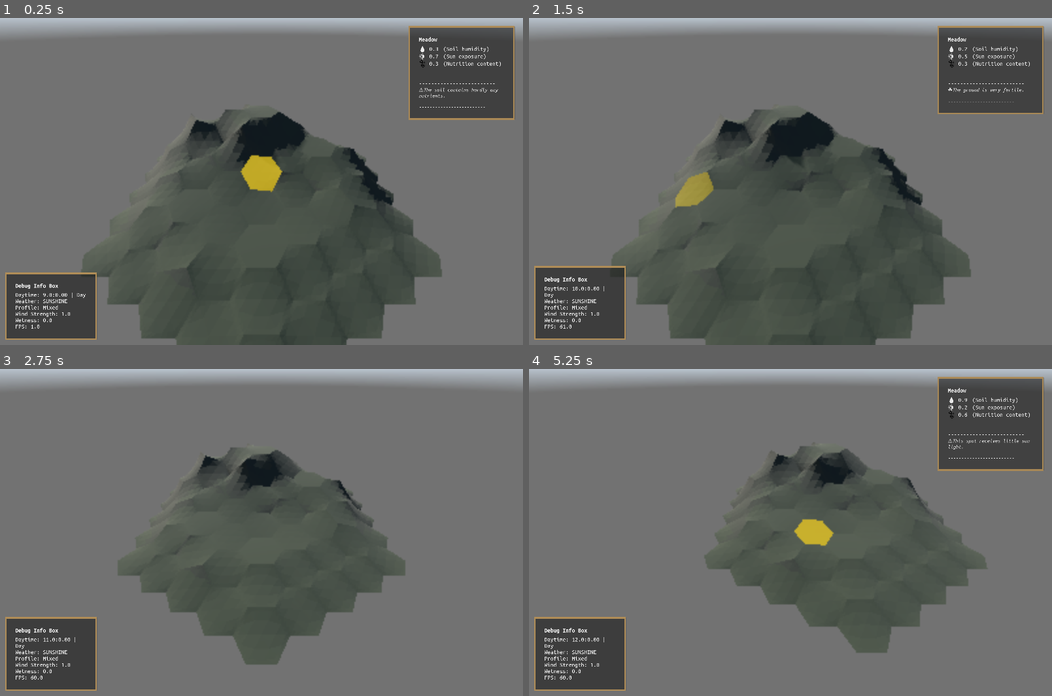
Above: before the commit, frames 1-4 (two rows, left to right).
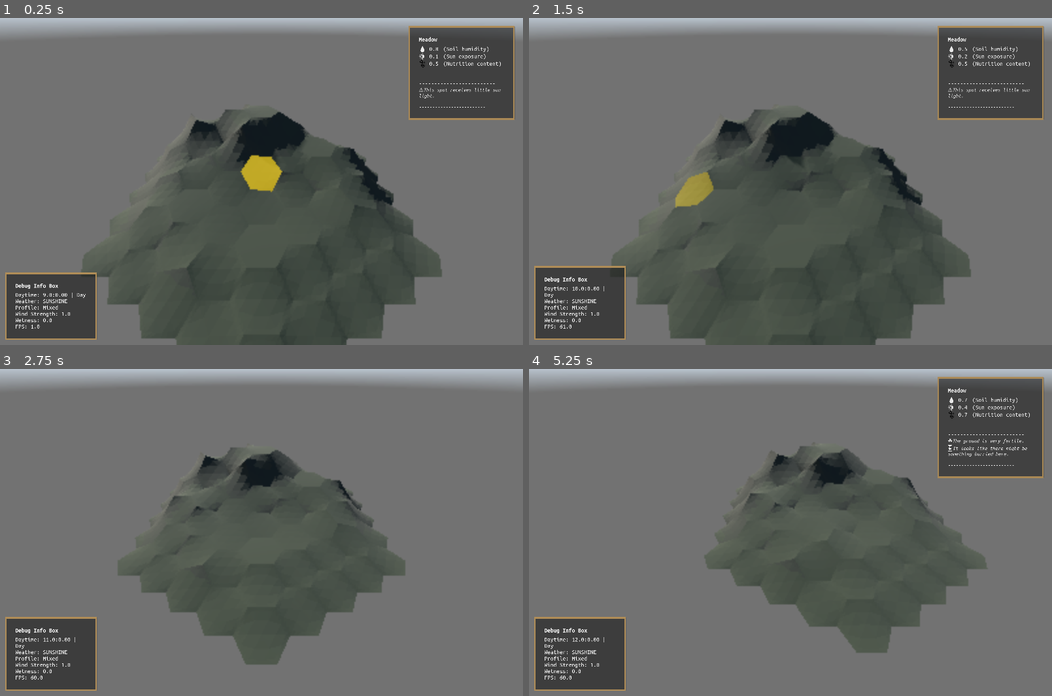
Above: after the commit, the same moments.

Repository: vincentwoelfer/hex
Game: Godot game, scene res://scenes/dev/MapGeneration.tscn
Two runs of this game, one before a commit and one after it. Both use one fixed random seed, a clock stepped at 60 frames per second and the inputs below. A sky picture missing from this copy of the repository is replaced by a grey-blue gradient.
Inputs (mouse positions are in pixels of both pictures, inside the frame that each line leads up to):
- Up to frame 1 (0.25 s): no input
- Up to frame 2 (1.5 s): tap Enter at 0.5 s; move the mouse to (905, 165) at 0.52 s; hold Shift (hold_speed_up_time) 0.53-1.28 s; hold 3 (randomize_selected_tile) 0.53-1.28 s; move the mouse to (685, 197) at 1.27 s; tap Space (advance_world_time_one_step) at 1.35 s
- Up to frame 3 (2.75 s): tap 3 (randomize_selected_tile) at 1.55, 2.3 s; tap Space (advance_world_time_one_step) at 2 s; move the mouse to (313, 460) at 2.02 s; hold Shift (hold_speed_up_time) from 2.03 s (still down); hold S (move_cam_backward) from 2.03 s (still down)
- Up to frame 4 (5.25 s): move the mouse to (764, 597) at 2.77 s; release S (move_cam_backward) at 2.78 s; tap W (move_cam_forward) at 2.85 s; tap 3 (randomize_selected_tile) at 3.05, 3.8, 4.55 s; tap Enter at 3.5 s; move the mouse to (947, 581) at 3.52 s; release Shift (hold_speed_up_time) at 3.53 s; hold A (move_cam_left) 3.53-4.28 s; move the mouse to (633, 483) at 4.27 s; tap D (move_cam_right) at 4.35 s; tap Space (advance_world_time_one_step) at 5 s; move the mouse to (816, 532) at 5.02 s; hold 3 (randomize_selected_tile) from 5.03 s (still down)

The runs differ from the first frame. In frame 1, less than 0.1% of the frame differs, in the area x 80-96%, y 9-25%; in frame 2, 0.5%; in frame 3, less than 0.1%; in frame 4, 1.3%, in the area x 41-99%, y 9-55%.

Commit message:
Kinda fix stuff

Diff:
--- a/src/GenerateMap.gd
+++ b/src/GenerateMap.gd
@@ -19,7 +19,6 @@
 func _process(delta: float) -> void:
 	if self.generate:
 		self.generate = false
-		#generate_all_hex_tile_geometry()
 		generate_complete_map()
 
 
@@ -27,21 +26,19 @@
 	# MAP GENERATION STEP 1
 	# Create and instantiate empty hex-tiles, add as child and set world position
 	# Only done ONCE and expects map to be empty
-	var t_start := Time.get_ticks_msec()
+	var coordinates := MapManager.get_all_hex_coordinates(MapManager.MAP_SIZE)
 
-	var coordinates := get_all_hex_coordinates(MapManager.MAP_SIZE)
-
-	# Delete from hexmap
-	for hex_pos in coordinates:
-		MapManager.map.get_hex(hex_pos).free()
-	MapManager.map.clear_all()
+	if not MapManager.map.is_empty():
+		# Delete from hexmap
+		for hex_pos in coordinates:
+			var tile : HexTile = MapManager.map.get_hex(hex_pos)
+			if tile != null:
+				tile.free()
+		MapManager.map.clear_all()
 
 	for hex_pos in coordinates:
 		var height: int = determine_height(hex_pos)
 		create_empty_hex_tile(hex_pos, height)
-
-	var t := (Time.get_ticks_msec() - t_start) / 1000.0
-	#print("Created %d empty hex tiles in %.3f sec" % [coordinates.size(), t])
 
 	# MAP GENERATION STEP 2
 	# Generate hex-tiles (= Geometry, Plants...). This is done by the hex tile and we only call it for every tile
@@ -68,7 +65,7 @@
 # For STEP 1
 func create_empty_hex_tile(hex_pos: HexPos, height: int) -> void:
 	# Verify that this hex_pos does not contain a tile yet
-	assert(!MapManager.map.get_hex(hex_pos).is_valid())
+	assert(MapManager.map.get_hex(hex_pos) == null)
 
 	var hex_tile := MapManager.map.add_hex(hex_pos, height)
 
@@ -85,7 +82,7 @@
 	var t_start := Time.get_ticks_msec()
 
 	# Get coordinates
-	var coordinates := get_all_hex_coordinates(MapManager.MAP_SIZE)
+	var coordinates := MapManager.get_all_hex_coordinates(MapManager.MAP_SIZE)
 	for hex_pos in coordinates:
 		MapManager.map.get_hex(hex_pos).generate()
 
@@ -114,38 +111,6 @@
 
 	return height
 
-
-func get_all_hex_coordinates(N: int) -> Array[HexPos]:
-	var num := compute_num_tiles_for_map_size(N)
-	var coordinates: Array[HexPos] = []
-	coordinates.resize(num)
-	var i := 0
-
-	for q in range(-N, N + 1):
-		var r1: int = max(-N, -q - N)
-		var r2: int = min(N, -q + N)
-		for r in range(r1, r2 + 1):
-			var s := -q - r
-			coordinates[i] = HexPos.new(q, r, s)
-			i += 1
-
-	return coordinates
-
-
-func compute_num_tiles_for_map_size(N: int) -> int:
-	# Only origin tile
-	if N == 0:
-		return 1
-
-	# per layer: 6 * (layer_size)
-	# Runs for [1, ..., N]
-	var num := 0
-	for n in range(0, N + 1):
-		if n == 0:
-			num += 1
-		else:
-			num += 6 * n
-	return num
 
 
 # OLD ATTEMPT TO MULTITHREAD THIS - DOES NOT WORK
--- a/src/HexMap.gd
+++ b/src/HexMap.gd
@@ -7,8 +7,8 @@
 	var key: int = hex.hash()
 	if tiles.has(key):
 		print("Map already has tile at r: %d, q: %d, s:%d!" % [hex.r, hex.q, hex.s])
-		return
-	tiles[key] = HexTile.new(hex, height)
+	else:
+		tiles[key] = HexTile.new(hex, height)
 	return tiles[key]
 
 
@@ -16,8 +16,12 @@
 	var key: int = hex.hash()
 	if not tiles.has(key):
 		#print("Map has no tile at r: %d, q: %d, s:%d!" % [hex.r, hex.q, hex.s])
-		return HexTile.new(null, -1)
+		return null
 	return tiles[key]
+
+
+func is_empty() -> bool:
+	return tiles.is_empty()
 
 
 # TODO warning does not remove from scene tree, do that beforehand!
--- a/src/autoload/MapManager.gd
+++ b/src/autoload/MapManager.gd
@@ -15,3 +15,48 @@
 # 12 for most performance tests in the past
 
 var map: HexMap = HexMap.new()
+
+
+func free_all() -> void:
+	if not map.is_empty():
+		# Delete from hexmap
+		var coordinates := get_all_hex_coordinates(MAP_SIZE)
+
+		for hex_pos in coordinates:
+			var tile : HexTile = map.get_hex(hex_pos)
+			if tile != null:
+				tile.free()
+		map.clear_all()
+
+
+func get_all_hex_coordinates(N: int) -> Array[HexPos]:
+	var num := compute_num_tiles_for_map_size(N)
+	var coordinates: Array[HexPos] = []
+	coordinates.resize(num)
+	var i := 0
+
+	for q in range(-N, N + 1):
+		var r1: int = max(-N, -q - N)
+		var r2: int = min(N, -q + N)
+		for r in range(r1, r2 + 1):
+			var s := -q - r
+			coordinates[i] = HexPos.new(q, r, s)
+			i += 1
+
+	return coordinates
+
+
+func compute_num_tiles_for_map_size(N: int) -> int:
+	# Only origin tile
+	if N == 0:
+		return 1
+
+	# per layer: 6 * (layer_size)
+	# Runs for [1, ..., N]
+	var num := 0
+	for n in range(0, N + 1):
+		if n == 0:
+			num += 1
+		else:
+			num += 6 * n
+	return num
--- a/src/control-nodes/SelectionManager.gd
+++ b/src/control-nodes/SelectionManager.gd
@@ -13,7 +13,7 @@
 	var hex_pos: HexPos = hex_pos_frac.round()
 	var hex_tile: HexTile = MapManager.map.get_hex(hex_pos)
 
-	if hex_tile.is_valid():
+	if hex_tile != null and hex_tile.is_valid():
 		self.update_selected_hex_tile(hex_tile)
 	else:
 		self.update_selected_hex_tile(null)
@@ -38,26 +38,25 @@
 
 
 func randomize_selected_tile() -> void:
-	pass
-	# if current_selection != null and current_selection.is_valid() and current_selection.hexpos != null:
-	# 	var t_start := Time.get_ticks_msec()
-	# 	print("============\nRandomizing tile ", current_selection.hexpos)
+	if current_selection != null and current_selection.is_valid() and current_selection.hexpos != null:
+		var t_start := Time.get_ticks_msec()
+		print("============\nRandomizing tile ", current_selection.hexpos)
 
-	# 	current_selection.params.humidity = randf()
-	# 	current_selection.params.shade = randf()
-	# 	current_selection.params.nutrition = randf()
+		current_selection.params.humidity = randf()
+		current_selection.params.shade = randf()
+		current_selection.params.nutrition = randf()
 
-	# 	# For testing
-	# 	var step := 5
-	# 	current_selection.height += step
-	# 	current_selection.position += Vector3(0, step * HexConst.height, 0)
+		# For testing
+		var step := 5
+		current_selection.height += step
+		current_selection.position += Vector3(0, step * HexConst.height, 0)
 
-	# 	for dir in range(6):
-	# 		var n := MapManager.map.get_hex(current_selection.hexpos.get_neighbor(dir))
-	# 		if n != null:
-	# 			n.generate()
-	# 	current_selection.generate()
+		for dir in range(6):
+			var n := MapManager.map.get_hex(current_selection.hexpos.get_neighbor(dir))
+			if n != null:
+				n.generate()
+		current_selection.generate()
 
-	# 	# Finish
-	# 	var t := (Time.get_ticks_msec() - t_start) / 1000.0
-	# 	print("Populated %d hex tiles in %.3f sec" % [7, t])
+		# Finish
+		var t := (Time.get_ticks_msec() - t_start) / 1000.0
+		print("Populated %d hex tiles in %.3f sec" % [7, t])
--- a/src/tile/HexTile.gd
+++ b/src/tile/HexTile.gd
@@ -90,33 +90,38 @@
 	geometry.generate()
 	add_child(geometry, true)
 
-	# if height > 0 and geometry.samplerHorizontal.is_valid():
+	if height > 0 and geometry.samplerHorizontal.is_valid():
 		# Add plants
-		# if DebugSettings.enable_grass:
-		# 	plant = SurfacePlant.new()
-		# 	plant.name = "Grass"
-		# 	plant.populate_multimesh(geometry.samplerHorizontal)
-		# 	add_child(plant, true)
+		if DebugSettings.enable_grass:
+			plant = SurfacePlant.new()
+			plant.name = "Grass"
+			plant.populate_multimesh(geometry.samplerHorizontal)
+			add_child(plant, true)
 
 		# Add rocks
-		# if DebugSettings.enable_rocks:
-		# 	var rocksMesh := addRocks(geometry.samplerHorizontal)
-		# 	if rocksMesh != null:
-		# 		rocks = MeshInstance3D.new()
-		# 		rocks.name = "Rocks"
-		# 		rocks.material_override = ROCKS_MATERIAL
-		# 		rocks.mesh = rocksMesh
-		# 		add_child(rocks, true)
+		if DebugSettings.enable_rocks:
+			var rocksMesh := addRocks(geometry.samplerHorizontal)
+			if rocksMesh != null:
+				rocks = MeshInstance3D.new()
+				rocks.name = "Rocks"
+				rocks.material_override = ROCKS_MATERIAL
+				rocks.mesh = rocksMesh
+				add_child(rocks, true)
 
 
 func get_adjacent_hex() -> Array[HexGeometry.AdjacentHex]:
 	var adjacent_hex: Array[HexGeometry.AdjacentHex] = []
 	for dir in range(6):
-		var adjacent_height: int = MapManager.map.get_hex(self.hexpos.get_neighbor(dir)).height
+		var adjacent_tile := MapManager.map.get_hex(self.hexpos.get_neighbor(dir))
+		var adjacent_height: int
 		var adjacent_descr := ""
 
-		# If neighbour does not exists set height to same as own tile and mark transition
-		if adjacent_height == MapManager.INVALID_HEIGHT:
+		if adjacent_tile != null:
+			adjacent_height = adjacent_tile.height
+			adjacent_descr = ""
+
+		else:
+			# If neighbour does not exists set height to same as own tile and mark transition
 			adjacent_height = self.height
 			adjacent_descr = 'invalid'
 
--- a/src/utils/DebugSettings.gd
+++ b/src/utils/DebugSettings.gd
@@ -1,5 +1,6 @@
+@tool
 class_name DebugSettings
 extends Node
 
 static var enable_grass: bool = false
-static var enable_rocks: bool = true
+static var enable_rocks: bool = false
